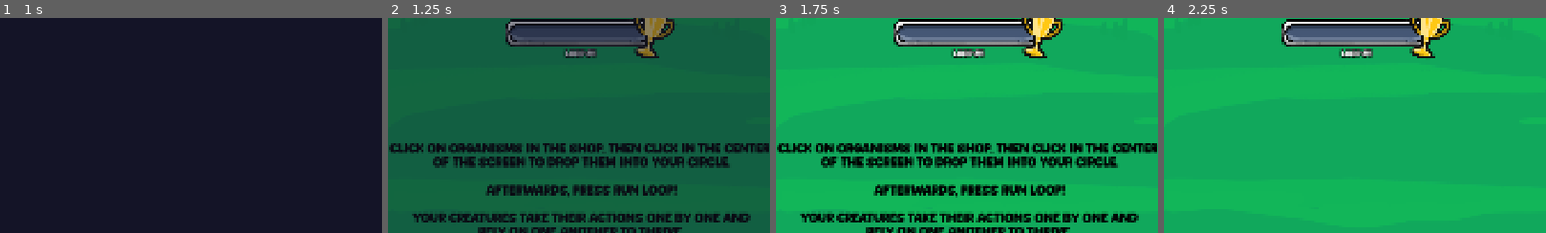
Above: before the commit, frames 1-4 (left to right).
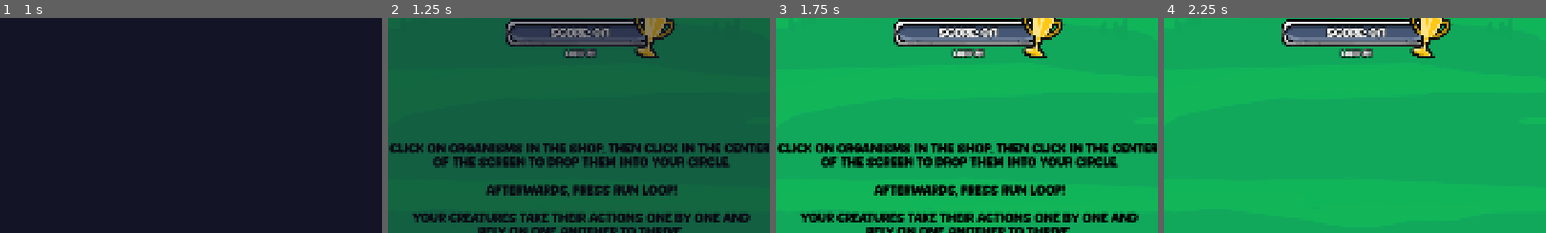
Above: after the commit, the same moments.

Repository: elliotfontaine/gmtk-2025-submission
Game: Godot game, scene res://scenes/main_menu.tscn
Same seed, same stepped clock (60 frames per second), same inputs: the game is played once before the commit and once after it. The engine's default icon, where the game draws it, is replaced by a stand-in: a white triangle on a blue panel in a dark square.
Inputs (mouse positions are % of the whole screen's width and height, from its top left):
- Up to frame 1 (1 s): click "play" at 0.5 s
- Up to frame 2 (1.25 s): no input
- Up to frame 3 (1.75 s): click "Run Loop" at 1.25 s
- Up to frame 4 (2.25 s): click (8, 48) at 2 s
The pictures show only the part of the screen within x 38-88%, y 4-54%; the shares and areas given below are measured in that part.

Frame 1 is identical in both runs. In frame 2, 0.5% of the frame differs, in the area x 42-58%, y 4-9%; in frame 3, 0.8%, in the area x 42-59%, y 3-11%; in frame 4, 0.8%.

Commit message:
score init text
initial text and lil cleanup

Diff:
--- a/scenes/world.gd
+++ b/scenes/world.gd
@@ -731,7 +731,6 @@
 		labelprevscore.hide()
 	score_current = 0
 	score_target = level * 1 * maxi(level / 3.0, 1) + maxi(0, (level - 2) * 3)
-	score_bar_container.score_target = score_target
 	update_score_display()
 
 	shop_panel.level = level
@@ -741,6 +740,7 @@
 
 func update_score_display() -> void:
 	score_bar_container.score_current = score_current
+	score_bar_container.score_target = score_target
 
 func add_score_with_popup(increment: int, start_position: Vector2) -> void:
 	if increment == 0: return
--- a/scenes/world.tscn
+++ b/scenes/world.tscn
@@ -252,6 +252,7 @@
 theme_override_colors/font_outline_color = Color(0, 0, 0, 1)
 theme_override_constants/outline_size = 9
 theme_override_font_sizes/font_size = 30
+text = "SCORE: 0/1"
 horizontal_alignment = 1
 vertical_alignment = 1
 
